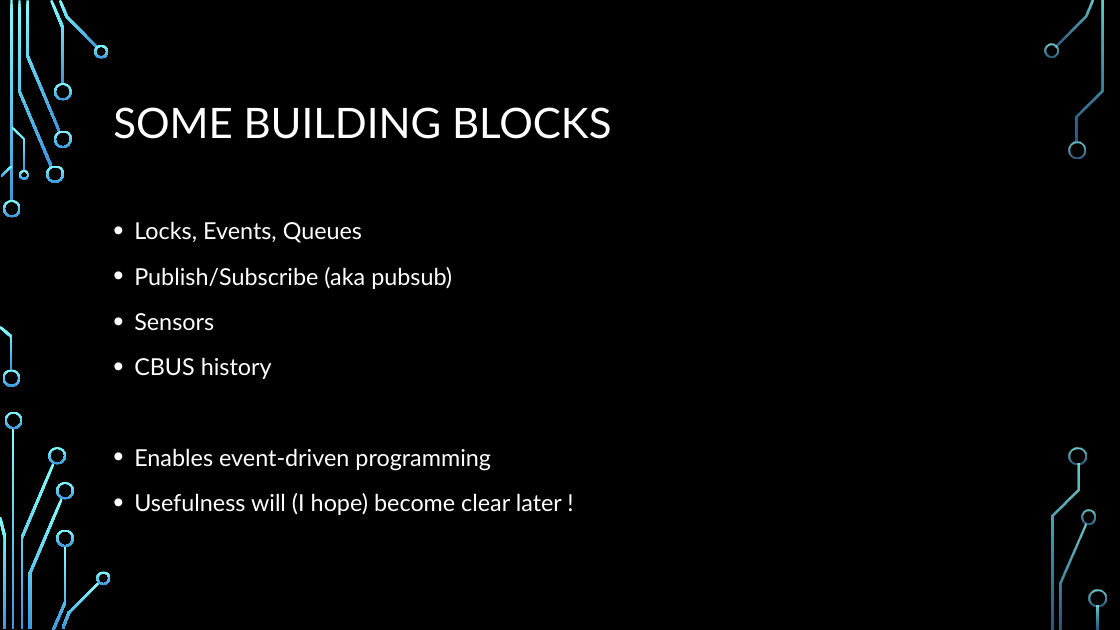
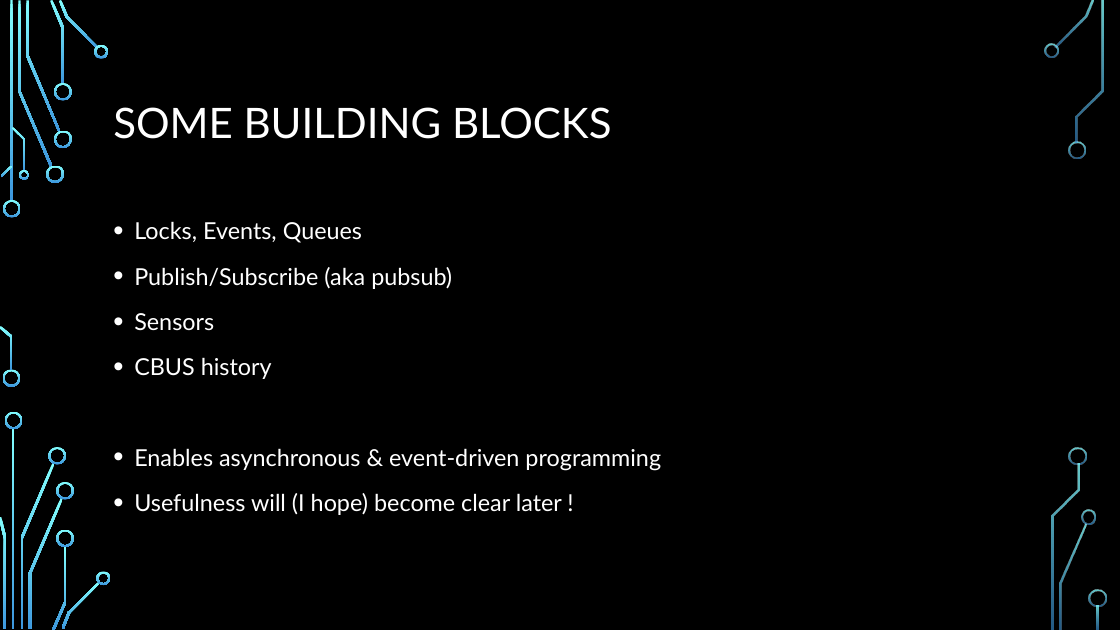
Before and after one commit to obdevel/CBUS-MicroPython-RP-Pico, a slide deck: slide 9 of Micropython Pico SIG presentation 0 1.pptx. Drawn at 1120x630 pixels with LibreOffice and Linux fonts; fonts in the diff are those of the drawing; background and template pictures are left out. Boxes give left, top, right and bottom in pixels: in the first picture for what was removed or moved away, otherwise in the second. Text is boxed around its words. In the diff, an @@ line names an element or a change of style, - is before the commit and + after.

```diff
--- a/Micropython Pico SIG presentation 0 1.pptx
+++ b/Micropython Pico SIG presentation 0 1.pptx
@@ text at [134, 448, 661, 471]: text changed @@
-• Enables event-driven programming
+• Enables asynchronous & event-driven programming
```
Also in this commit, not shown: 2 other slides changed, 6 other files.
